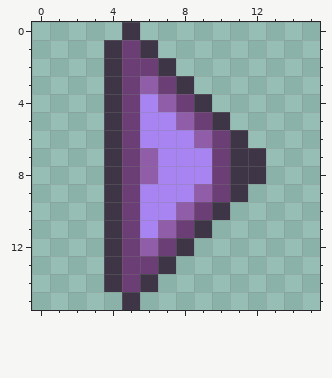
Two states of a pixel-art sprite, Assets/Resources/UI/witch-arrow-16.png. Above is the file before it was changed.
The file is 16x16 pixels.
And afterwards:
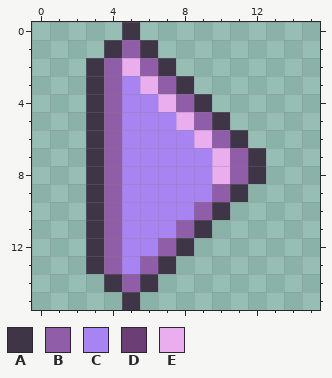
Palette (. is transparent): A #3e3546  B #905ea9  C #a884f3  D #6b3e75  E #eaaded
Author's note on the commit: Add Nichii updated arrows
The edit:
Changed rows in their new state; - is an unchanged pixel.
first column x 3:
 1 --B------
 2 ABEB-----
 3 ABCEB----
 4 ABC-EB---
 5 ABC--EB--
 6 ABC---EB-
 7 ABCC---EB
 8 ABCC---EB
 9 ABC---CB-
10 ABC--CB--
11 ABC-CB---
12 ABCCB----
13 ABCB-----
14 --B------
